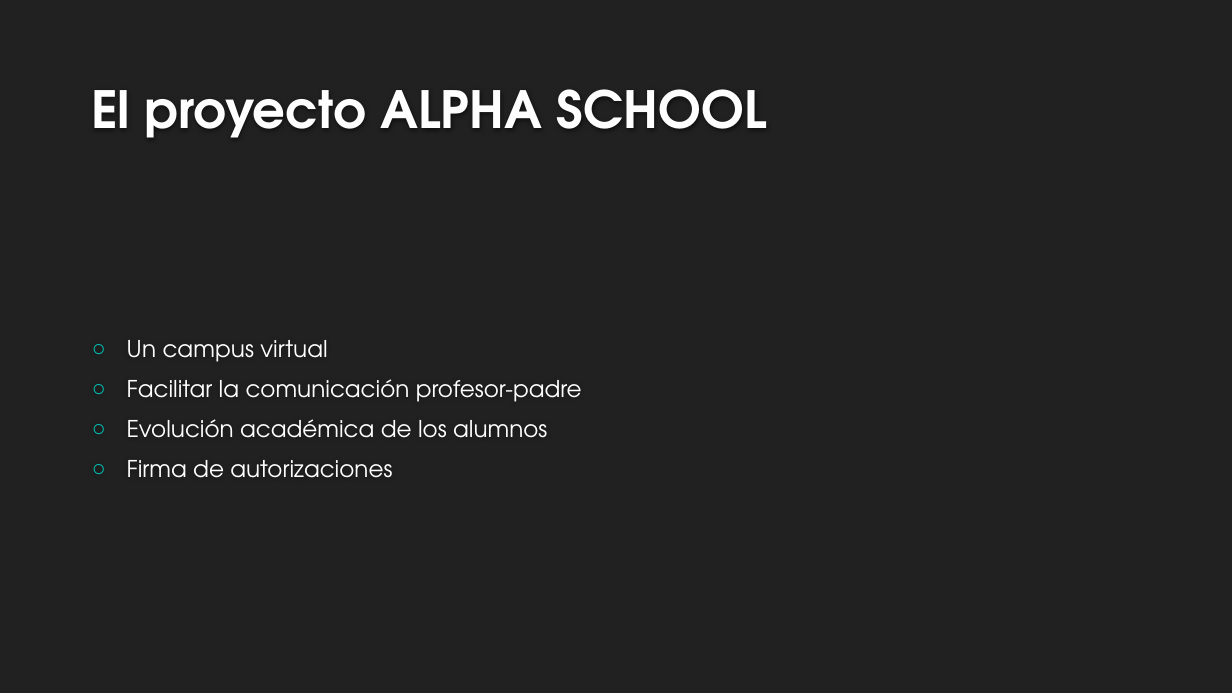
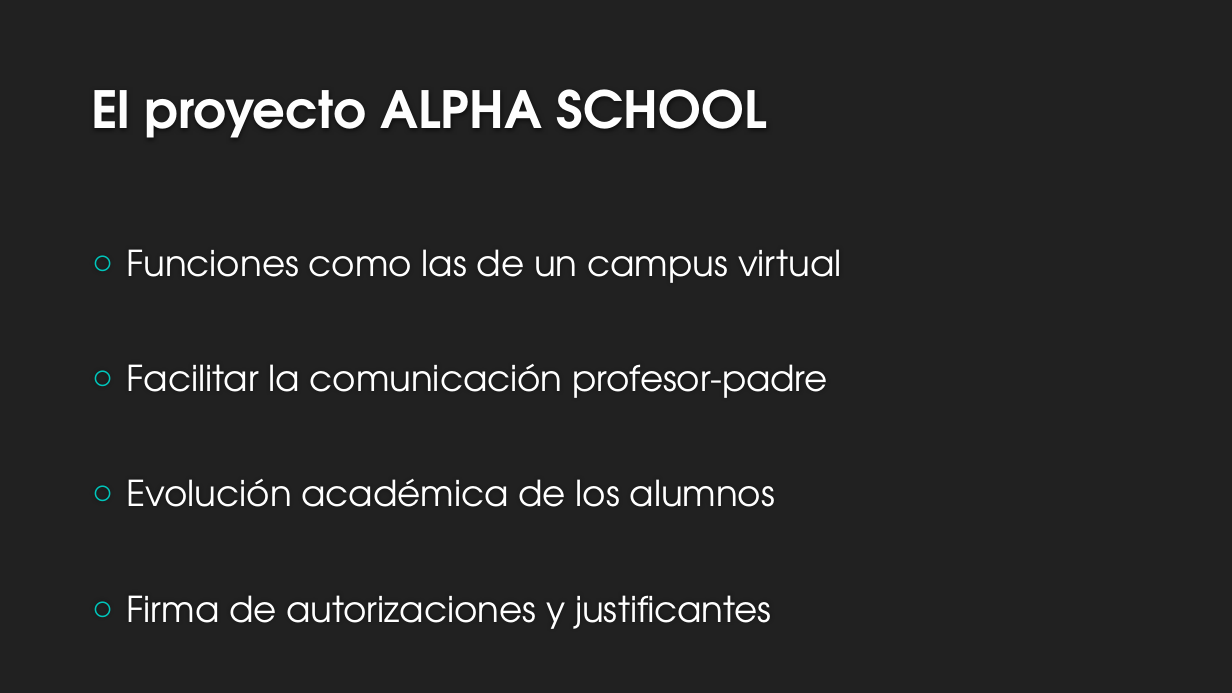
Before and after one commit to ABPMultimediaUA/SchoolApp, a slide deck: slide 3 of Desarrollo/SDM/MemoriaABP 16Ene/PresentaciónSDM.pptx (slide 2 before the commit). Drawn at 1232x693 pixels with LibreOffice and Linux fonts; fonts in the diff are those of the drawing; background and template pictures are left out. Boxes give left, top, right and bottom in pixels: in the first picture for what was removed or moved away, otherwise in the second. Text is boxed around its words. In the diff, an @@ line names an element or a change of style, - is before the commit and + after.

```diff
--- a/Desarrollo/SDM/MemoriaABP 16Ene/PresentaciónSDM.pptx
+++ b/Desarrollo/SDM/MemoriaABP 16Ene/PresentaciónSDM.pptx
@@ text "Funciones como las de un ...": place and size @@
-text "Funciones como las de un ..." at bbox=[127, 340, 582, 478]
+text "Funciones como las de un ..." at bbox=[127, 249, 842, 629]
@@ text at bbox=[127, 249, 842, 283]: text changed; size 18 to 27.8 pt @@
-○ Un campus virtual
+○ Funciones como las de un campus virtual
@@ text at bbox=[127, 364, 827, 507]: size 18 to 27.8 pt in "Facilitar la comunicación profesor-padre", "Evolución académica de los alumnos"; more space between paragraphs @@
@@ text at bbox=[127, 595, 772, 629]: text changed; size 18 to 27.8 pt @@
-○ Firma de autorizaciones
+○ Firma de autorizaciones y justificantes
```
Also in this commit, not shown: 3 other slides changed, 9 slides added, 2 slides removed, 1 other file.
